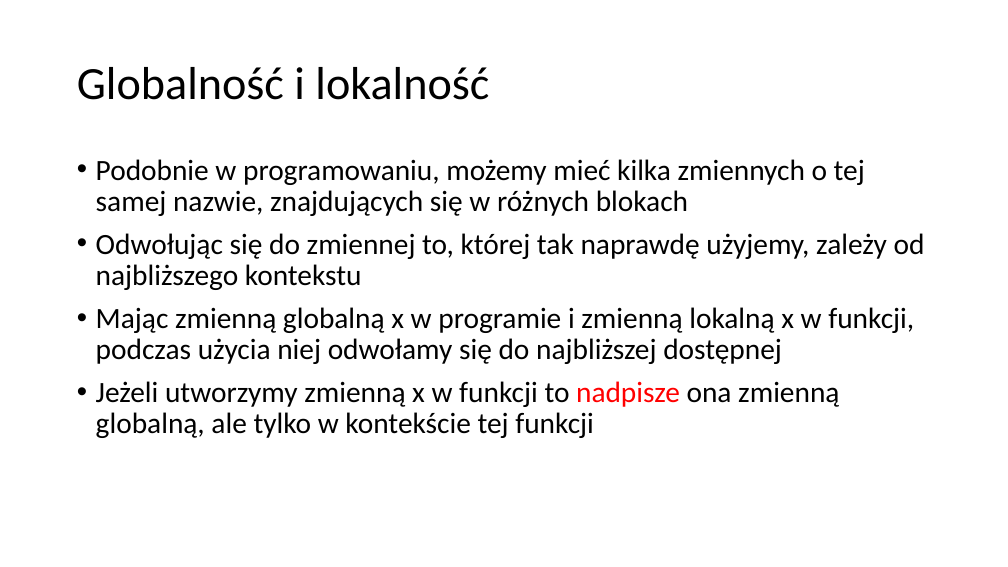
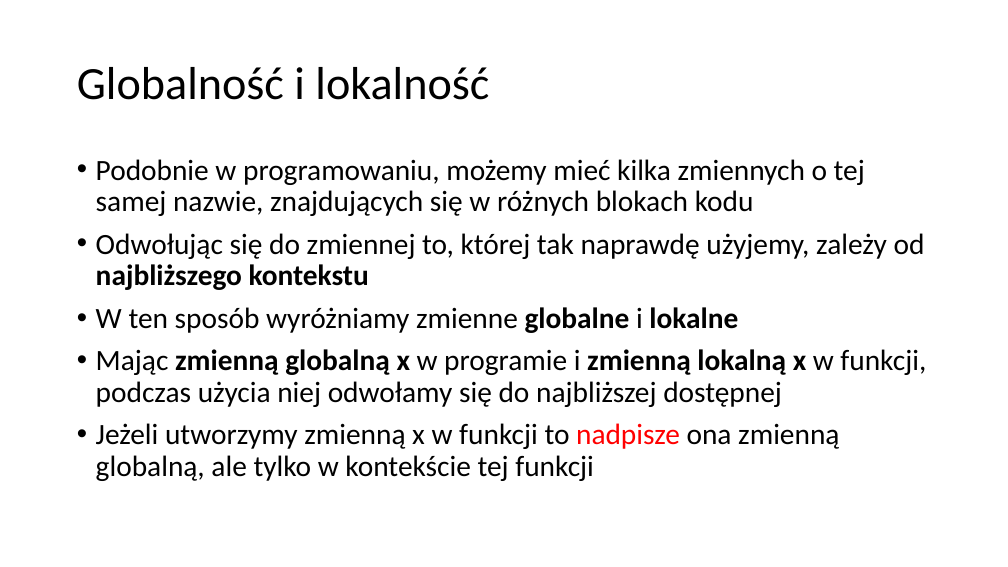
Before and after one commit to blackbat13/CS-HTiEW, a slide deck: slide 4 of Wprowadzenie do funkcji/III. Wprowadzenie do funkcji - globalność i lokalność zmiennych/Globalność i lokalność.pptx. Drawn at 1008x567 pixels with LibreOffice and Linux fonts; fonts in the diff are those of the drawing. Boxes give left, top, right and bottom in pixels: in the first picture for what was removed or moved away, otherwise in the second. Text is boxed around its words. In the diff, an @@ line names an element or a change of style, - is before the commit and + after.

```diff
--- a/Wprowadzenie do funkcji/III. Wprowadzenie do funkcji - globalność i lokalność zmiennych/Globalność i lokalność.pptx
+++ b/Wprowadzenie do funkcji/III. Wprowadzenie do funkcji - globalność i lokalność zmiennych/Globalność i lokalność.pptx
@@ text at (96,159,865,216): text changed @@
-• Podobnie w programowaniu, możemy mieć kilka zmiennych o tej samej nazwie, znajdujących się w różnych blokach
+• Podobnie w programowaniu, możemy mieć kilka zmiennych o tej samej nazwie, znajdujących się w różnych blokach kodu
@@ text at (96,233,926,407): bold on in "najbliższego kontekstu", "zmienną globalną x zmienną lokalną x" @@
@@ text at (96,307,738,333): paragraph added @@
+• W ten sposób wyróżniamy zmienne globalne i lokalne
```
Also in this commit, not shown: 2 other slides changed, 4 slides added, 1 slide removed.
